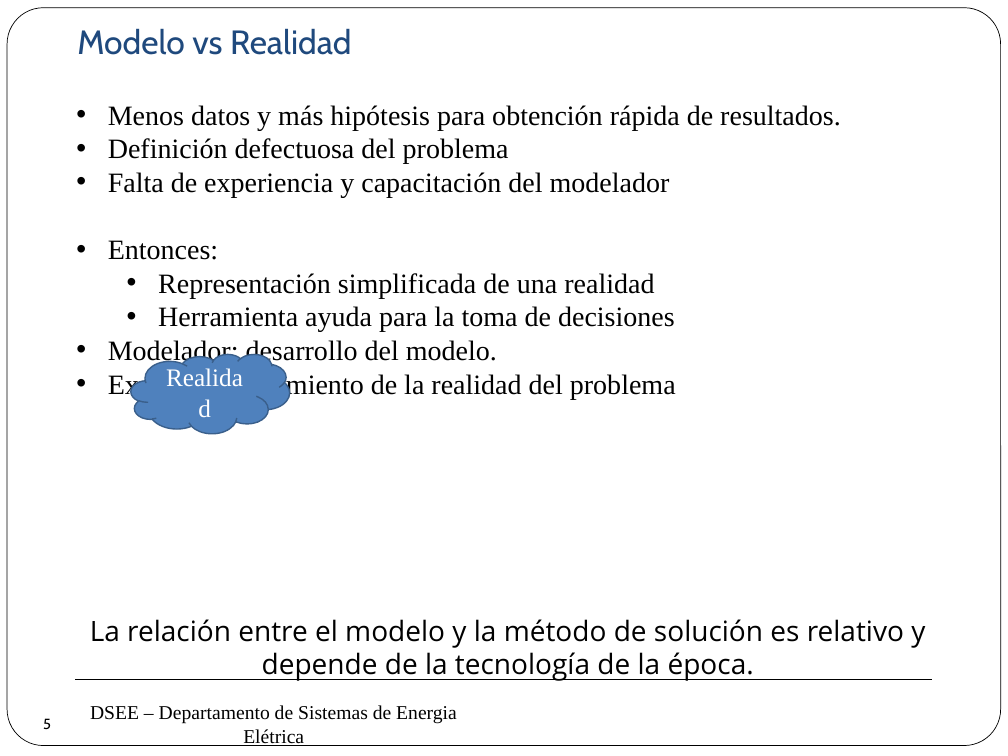
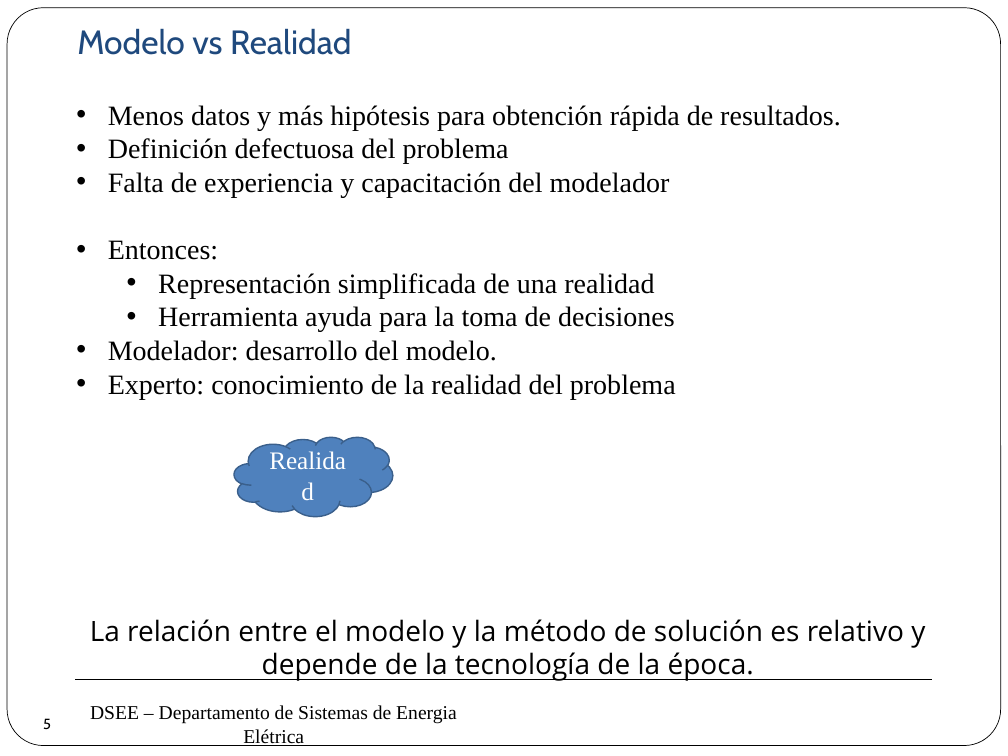
Before and after one commit to erikfilias/Power-Systems-Optimization-using-Julia-Language, a slide deck: slide 5 of 1. Lectures/Introducción a la Optimización aplicada a Sistemas de Energía Eléctrica/Dia 1/2. Modelamiento e Optimización.pptx. Drawn at 1008x756 pixels with LibreOffice and Linux fonts; fonts in the diff are those of the drawing; background and template pictures are left out. Boxes give left, top, right and bottom in pixels: in the first picture for what was removed or moved away, otherwise in the second. Text is boxed around its words. In the diff, an @@ line names an element or a change of style, - is before the commit and + after.

```diff
--- a/1. Lectures/Introducción a la Optimización aplicada a Sistemas de Energía Eléctrica/Dia 1/2. Modelamiento e Optimización.pptx
+++ b/1. Lectures/Introducción a la Optimización aplicada a Sistemas de Energía Eléctrica/Dia 1/2. Modelamiento e Optimización.pptx
@@ cloud "Realidad": place and size @@
-cloud "Realidad" at (131, 354, 289, 433)
+cloud "Realidad" at (234, 437, 392, 517)
```
Also in this commit, not shown: 1 other slide changed.
